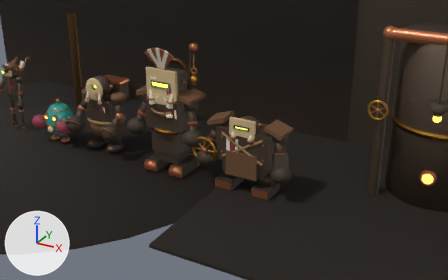
What one commit did to the Blender file prototype/blender/bb-characters.blend.
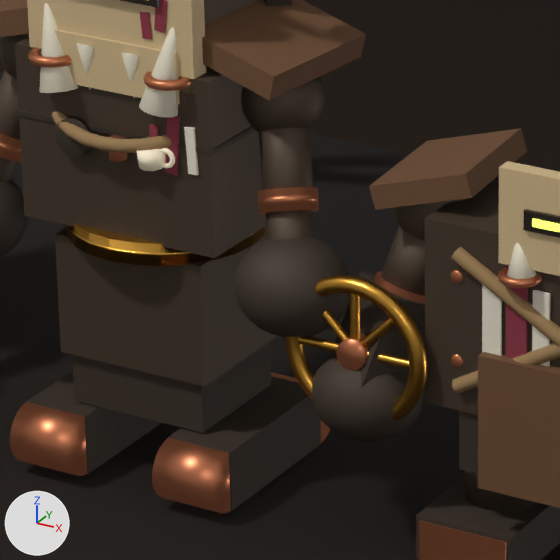
Old and new are each drawn from a 50 mm camera at (5.992, -6.349, 3.766) aimed at (2.532, -0.058, 0.62) and again close up on the part from 32% to 54% of the width and 32% to 67% of the height. The axes (+X, +Y, +Z) are drawn at lower left. The lights are the same throughout. The first two pictures are the older version.

Script lines for the objects in view, before the commit:
```python
ob_chief_track_l = bpy.data.objects.new('Chief_Track_L', me_chief_track_l)
ob_chief_track_l.location = (1.5, 0.0, 0.09)
ob_chief_track_l.scale = (0.17, 0.4, 0.15)
ob_grd_wheel = bpy.data.objects.new('Grd_Wheel', me_torus_023)
ob_grd_wheel.location = (2.33, -0.21, 0.5)
ob_grd_wheel.rotation_euler = (1.571, 0.0, 0.0)  # degrees (90, 0, 0)
ob_grd_wheelhub = bpy.data.objects.new('Grd_WheelHub', me_grd_wheelhub)
ob_grd_wheelhub.location = (2.33, -0.21, 0.5)
ob_grd_wheelhub.rotation_euler = (1.571, 0.0, 0.0)  # degrees (90, 0, 0)
ob_grd_wheelhub.scale = (0.07, 0.07, 0.05)
ob_grd_wheelspoke_0 = bpy.data.objects.new('Grd_WheelSpoke_0', me_grd_wheelspoke_0)
ob_grd_wheelspoke_0.location = (2.33, -0.21, 0.5)
ob_grd_wheelspoke_0.scale = (0.022, 0.022, 0.31)
ob_grd_wheelspoke_1 = bpy.data.objects.new('Grd_WheelSpoke_1', me_grd_wheelspoke_1)
ob_grd_wheelspoke_1.location = (2.33, -0.21, 0.5)
ob_grd_wheelspoke_1.rotation_euler = (0.0, 0.785, 0.0)  # degrees (0, 45, 0)
ob_grd_wheelspoke_1.scale = (0.022, 0.022, 0.31)
ob_grd_wheelspoke_2 = bpy.data.objects.new('Grd_WheelSpoke_2', me_grd_wheelspoke_2)
ob_grd_wheelspoke_2.location = (2.33, -0.21, 0.5)
ob_grd_wheelspoke_2.rotation_euler = (0.0, 1.571, 0.0)  # degrees (0, 90, 0)
ob_grd_wheelspoke_2.scale = (0.022, 0.022, 0.31)
ob_grd_wheelspoke_3 = bpy.data.objects.new('Grd_WheelSpoke_3', me_grd_wheelspoke_3)
ob_grd_wheelspoke_3.location = (2.33, -0.21, 0.5)
ob_grd_wheelspoke_3.rotation_euler = (0.0, 2.356, 0.0)  # degrees (0, 135, 0)
ob_grd_wheelspoke_3.scale = (0.022, 0.022, 0.31)
# also in view: 'Chief_TrackCap_LF' at (1.5, -0.2, 0.09); 'Chief_Cab' at (1.7, 0.0, 1.24); 'Ground' at (-0.28, 0.0, -0.012); 'Grd_Toe_L' at (2.59, -0.175, 0.06); 'Chief_Undercarriage' at (1.7, 0.0, 0.235)
```
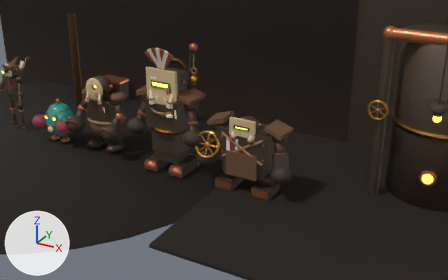
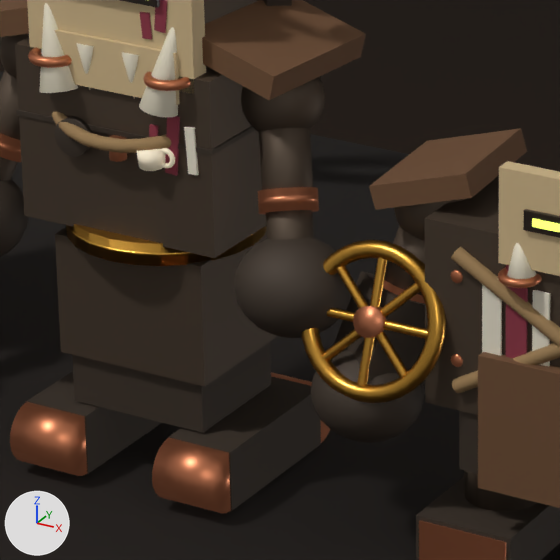
Commit message: fix: strap Guardian's wheel to the forearm — was intersecting the fist

Changed parts and their boxes (x1, y1, x2, y2) in the close-ups (560 x 560 px):
'Grd_Wheel', moved, turned: before (285, 275, 428, 420); after (301, 240, 446, 403)
'Grd_WheelHub', moved, turned: before (336, 333, 368, 371); after (353, 306, 386, 338)
'Grd_WheelSpoke_2', moved: before (297, 336, 410, 369); after (327, 308, 427, 339)
'Grd_WheelSpoke_0', moved, turned: before (350, 294, 360, 340); after (357, 257, 387, 386)
'Grd_WheelSpoke_3', moved, turned: before (323, 310, 350, 342); after (336, 266, 408, 377)
'Grd_WheelSpoke_1', moved, turned: before (337, 317, 395, 363); after (323, 283, 420, 361)

What changed in the scene script:
```text
Change ob_grd_wheel:
    ob_grd_wheel.location: (2.33, -0.21, 0.5) -> (2.369, -0.201, 0.578)
    ob_grd_wheel.rotation_euler: (1.571, 0.0, 0.0) -> (1.227, 0.0, 0.0)  # degrees (90, 0, 0) -> degrees (70, 0, 0)
Change ob_grd_wheelhub:
    ob_grd_wheelhub.location: (2.33, -0.21, 0.5) -> (2.369, -0.201, 0.578)
    ob_grd_wheelhub.rotation_euler: (1.571, 0.0, 0.0) -> (1.227, 0.0, 0.0)  # degrees (90, 0, 0) -> degrees (70, 0, 0)
Change ob_grd_wheelspoke_0:
    ob_grd_wheelspoke_0.location: (2.33, -0.21, 0.5) -> (2.369, -0.201, 0.578)
    ob_grd_wheelspoke_0.rotation_euler: (0.0, 0.0, 0.0) -> (-0.344, 0.0, 0.0)  # degrees (0, 0, 0) -> degrees (-20, 0, 0)
Change ob_grd_wheelspoke_1:
    ob_grd_wheelspoke_1.location: (2.33, -0.21, 0.5) -> (2.369, -0.201, 0.578)
    ob_grd_wheelspoke_1.rotation_euler: (0.0, 0.785, 0.0) -> (-0.469, 0.728, -0.325)  # degrees (0, 45, 0) -> degrees (-27, 42, -19)
Change ob_grd_wheelspoke_2:
    ob_grd_wheelspoke_2.location: (2.33, -0.21, 0.5) -> (2.369, -0.201, 0.578)
Change ob_grd_wheelspoke_3:
    ob_grd_wheelspoke_3.location: (2.33, -0.21, 0.5) -> (2.369, -0.201, 0.578)
    ob_grd_wheelspoke_3.rotation_euler: (0.0, 2.356, 0.0) -> (0.469, 2.413, 0.325)  # degrees (0, 135, 0) -> degrees (27, 138, 19)
```
